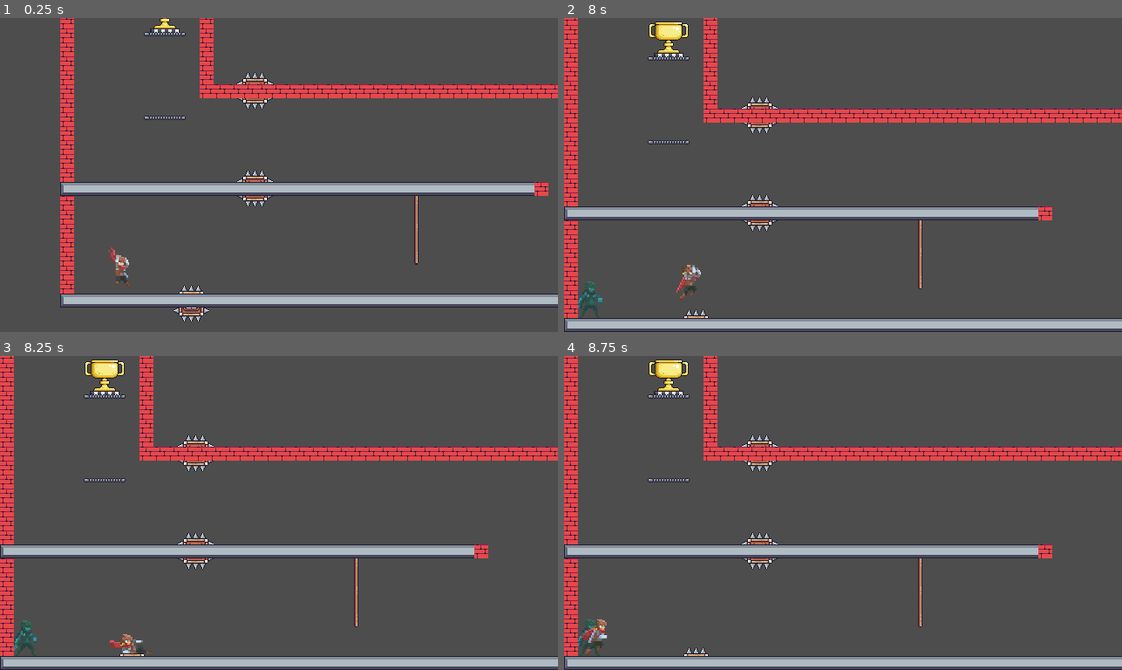
Above: before the commit, frames 1-4 (two rows, left to right).
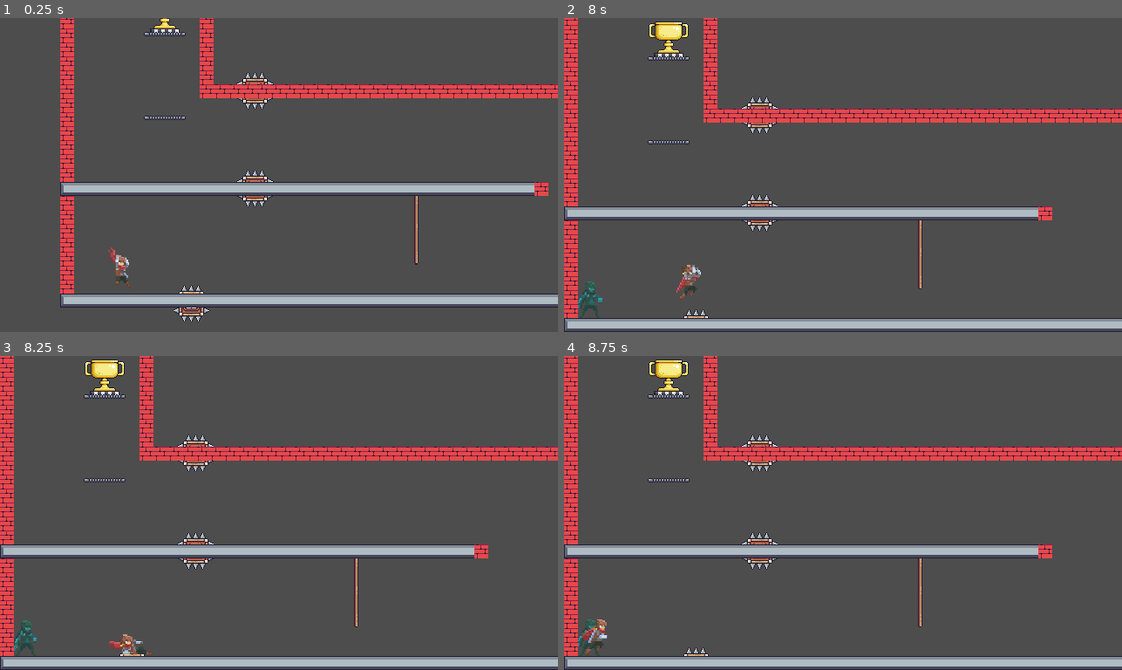
Above: after the commit, the same moments.

Repository: DeVelox/Niro
Game: Godot game, scene res://main.tscn
Same seed, same stepped clock (60 frames per second), same inputs: the game is played once before the commit and once after it.
Inputs:
- Up to frame 1 (0.25 s): no input
- Up to frame 2 (8 s): hold S (crouch) 0.53-1.28 s; hold D (right) 0.53-2.03 s; tap W (jump) at 0.77, 1.52, 3.02, 3.77, 4.52, 6.02, 6.77, 7.52 s; tap Shift (dash) at 1.35, 3.6, 5.85 s; hold A (left) 2.03-2.78 s; tap F (interact) at 2.1, 4.35, 6.6 s; hold D (right) 2.78-4.28 s; tap S (crouch) at 2.85, 7.35 s; hold A (left) 4.28-5.03 s; hold D (right) 5.03-5.78 s; hold S (crouch) 5.03-5.78 s; hold A (left) 5.78-7.28 s; hold D (right) from 7.28 s (still down)
- Up to frame 3 (8.25 s): keep holding D (right); tap Shift (dash) at 8.1 s
- Up to frame 4 (8.75 s): keep holding D (right)

Frames 1-2 are identical in both runs. In frame 3, less than 0.1% of the frame differs, in the area x 19-28%, y 88-95%; in frame 4, nothing differs.

Commit message:
Fixed dynamic spikes tool?

Diff:
--- a/player/player.gd
+++ b/player/player.gd
@@ -71,7 +71,7 @@
 
 	_climbing()
 
-	_animation_and_sound()
+	_animation()
 
 	# Coyote timer has to execute before and after move_and_slide, maybe put in a wrapper?
 	if is_on_floor():
@@ -284,7 +284,7 @@
 	return decel
 
 
-func _animation_and_sound():
+func _animation():
 	# Sprite direction
 	if not is_zero_approx(velocity.x) and not is_climbing:
 		if velocity.x > 0.0:
--- a/templates/spikes.gd
+++ b/templates/spikes.gd
@@ -1,9 +1,25 @@
+@tool
 extends StaticBody2D
-@export var sprite: AtlasTexture
+@export var sprite: AtlasTexture:
+	set(p_sprite):
+		if p_sprite != sprite:
+			sprite = p_sprite
+			if Engine.is_editor_hint():
+				_update()
 
 @export_category("Collision shape")
-@export var margin: Vector2
-@export_enum("center", "top", "bottom", "left", "right") var align: String = "center"
+@export var margin: Vector2:
+	set(p_margin):
+		if p_margin != margin:
+			margin = p_margin
+			if Engine.is_editor_hint():
+				_update()
+@export_enum("center", "top", "bottom", "left", "right") var align: String:
+	set(p_align):
+		if p_align != align:
+			align = p_align
+			if Engine.is_editor_hint():
+				_update()
 
 @onready var sprite_2d = $Sprite2D
 @onready var collision = $CollisionShape2D
@@ -11,23 +27,34 @@
 
 
 func _ready():
-	sprite_2d.texture = sprite
-	hitbox.shape = RectangleShape2D.new()
-	collision.shape = RectangleShape2D.new()
+	if sprite or margin or align:
+		_update()
 
-	var size = sprite_2d.texture.get_size()
-	hitbox.shape.size = size
-	collision.shape.size = size - margin
 
-	match align:
-		"top":
-			collision.position.y = -margin.y / 2
-		"bottom":
-			collision.position.y = margin.y / 2
-		"left":
-			collision.position.x = -margin.x / 2
-		"right":
-			collision.position.x = margin.x / 2
+func _update():
+	if sprite:
+		sprite_2d.texture = sprite
+
+	if sprite_2d:
+		hitbox.shape = RectangleShape2D.new()
+		collision.shape = RectangleShape2D.new()
+
+		var size = sprite_2d.texture.get_size()
+		hitbox.shape.size = size
+		if margin < size:
+			collision.shape.size = size - margin
+
+		match align:
+			"top":
+				collision.position.y = -margin.y / 2
+			"bottom":
+				collision.position.y = margin.y / 2
+			"left":
+				collision.position.x = -margin.x / 2
+			"right":
+				collision.position.x = margin.x / 2
+			"center":
+				collision.position = Vector2(0, 0)
 
 
 func _on_area_2d_body_entered(body):
--- a/templates/spikes.tscn
+++ b/templates/spikes.tscn
@@ -3,32 +3,31 @@
 [ext_resource type="Script" path="res://templates/spikes.gd" id="1_jtsut"]
 [ext_resource type="Texture2D" uid="uid://blgrwulqhngus" path="res://temp/traps/Spike Head/Idle.png" id="2_h0b2y"]
 
-[sub_resource type="AtlasTexture" id="AtlasTexture_w87a7"]
+[sub_resource type="AtlasTexture" id="AtlasTexture_1xi2b"]
 atlas = ExtResource("2_h0b2y")
 region = Rect2(6, 5, 43, 43)
 
-[sub_resource type="RectangleShape2D" id="RectangleShape2D_frw7n"]
+[sub_resource type="RectangleShape2D" id="RectangleShape2D_p5jwq"]
 size = Vector2(28, 28)
 
-[sub_resource type="RectangleShape2D" id="RectangleShape2D_u1chy"]
-size = Vector2(42, 42)
+[sub_resource type="RectangleShape2D" id="RectangleShape2D_ulnmx"]
+size = Vector2(43, 43)
 
 [node name="Spikes" type="StaticBody2D"]
 collision_layer = 16
 script = ExtResource("1_jtsut")
-sprite = SubResource("AtlasTexture_w87a7")
-margin = Vector2(14, 14)
 
 [node name="Sprite2D" type="Sprite2D" parent="."]
+texture = SubResource("AtlasTexture_1xi2b")
 region_rect = Rect2(6, 5, 43, 43)
 
 [node name="CollisionShape2D" type="CollisionShape2D" parent="."]
-shape = SubResource("RectangleShape2D_frw7n")
+shape = SubResource("RectangleShape2D_p5jwq")
 
 [node name="Area2D" type="Area2D" parent="."]
 collision_layer = 16
 
 [node name="CollisionShape2D" type="CollisionShape2D" parent="Area2D"]
-shape = SubResource("RectangleShape2D_u1chy")
+shape = SubResource("RectangleShape2D_ulnmx")
 
 [connection signal="body_entered" from="Area2D" to="." method="_on_area_2d_body_entered"]
